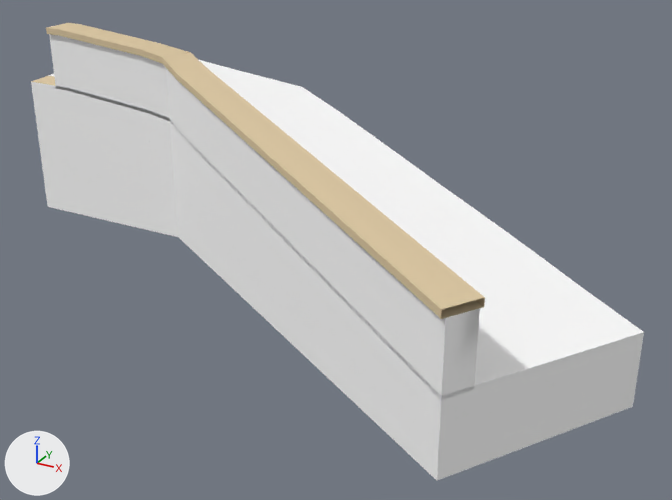
An edit to the glTF model games/yorimichi/assets/belmonte/meshes/SM_BM_BC_Works_3_4.glb, drawn before and after from the same camera.
Camera for both pictures: a 50 mm lens placed at (114.11, 88.65, 18.87), pointed at (108.35, 99.12, 13.64). Lighting does not change. The marker at lower left points along +X, +Y and +Z. The first picture is the older version. Vertices at exactly the same position are counted once.

In view in the first picture: 'SM_BM_BC_Works_3_4'.
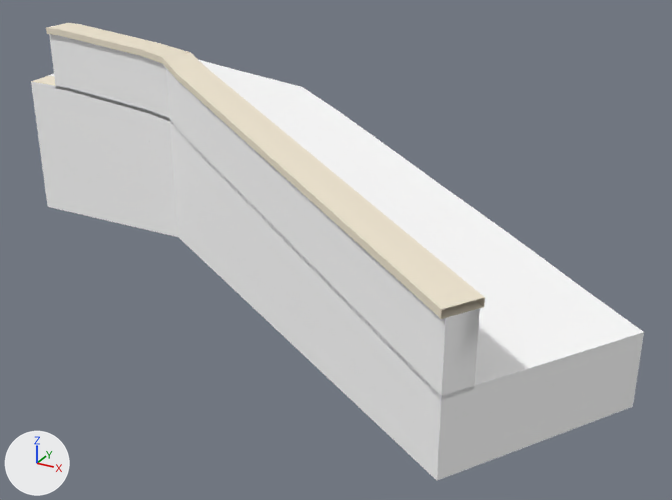
Edits to the bpy script that builds the scene:
```text
Change me_sm_bc_works_3_4:
    where me_sm_bc_works_3_4.from_pydata(...)  # 231 vertices, 290 faces; spans x 102.25..112.73, y 95.82..102.39, z 12.97..16.15
    used by ob_sm_bm_bc_works_3_4; location = (0.0, 0.0, 0.0)
    me_sm_bc_works_3_4 part 1: 120 faces centred in x 102.52..111.27, y 95.99..100.12, z 14.01..16.15 are repainted in the vertex colours; the middle colour goes from beige #dec9a3 to pale yellow #f0e6d1
```

What differs and where, as boxes [x1, y1, x2, y2] in the pictures (672 x 500 px):
part 1 of me_sm_bc_works_3_4, recoloured
    both: [31, 23, 485, 319]
